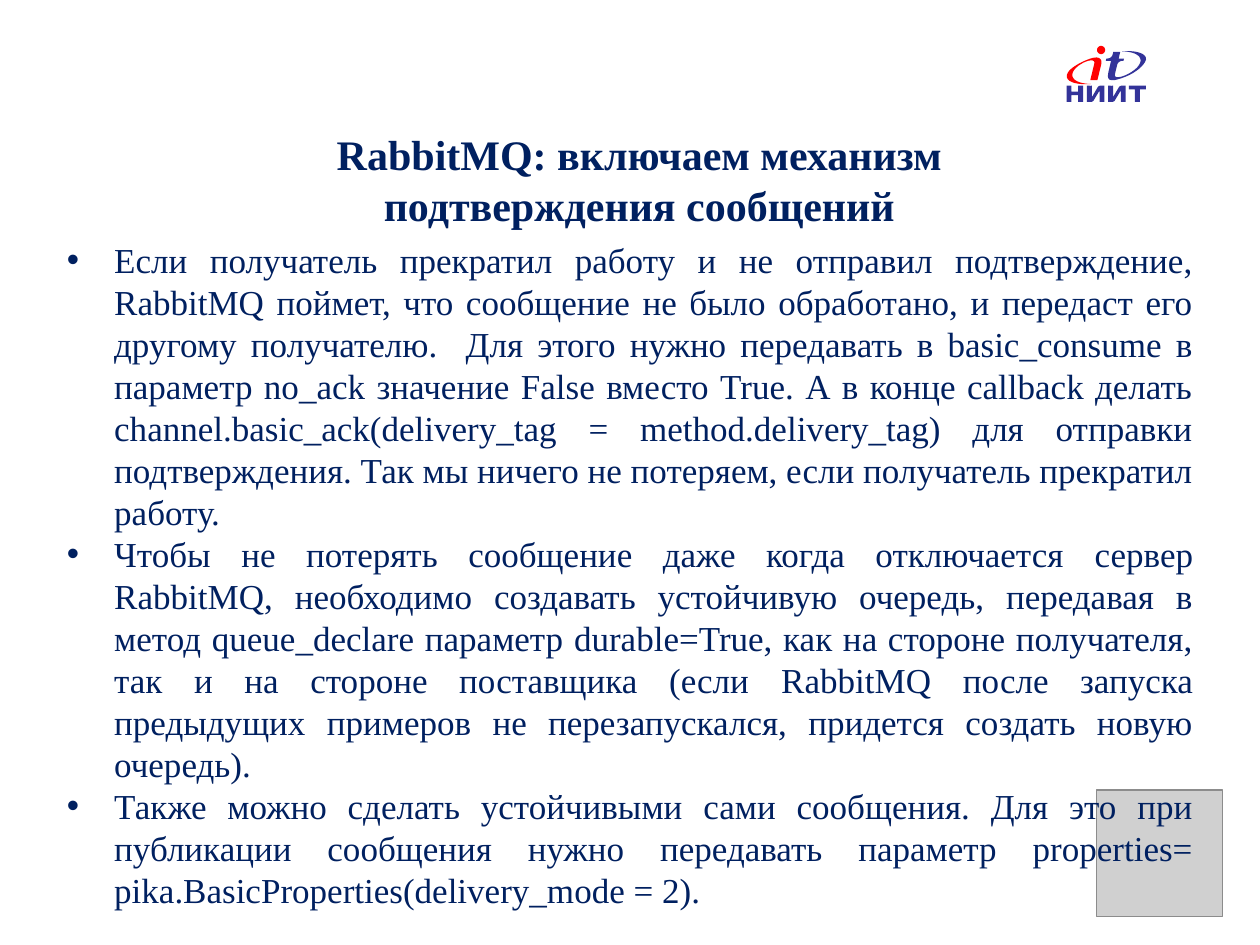
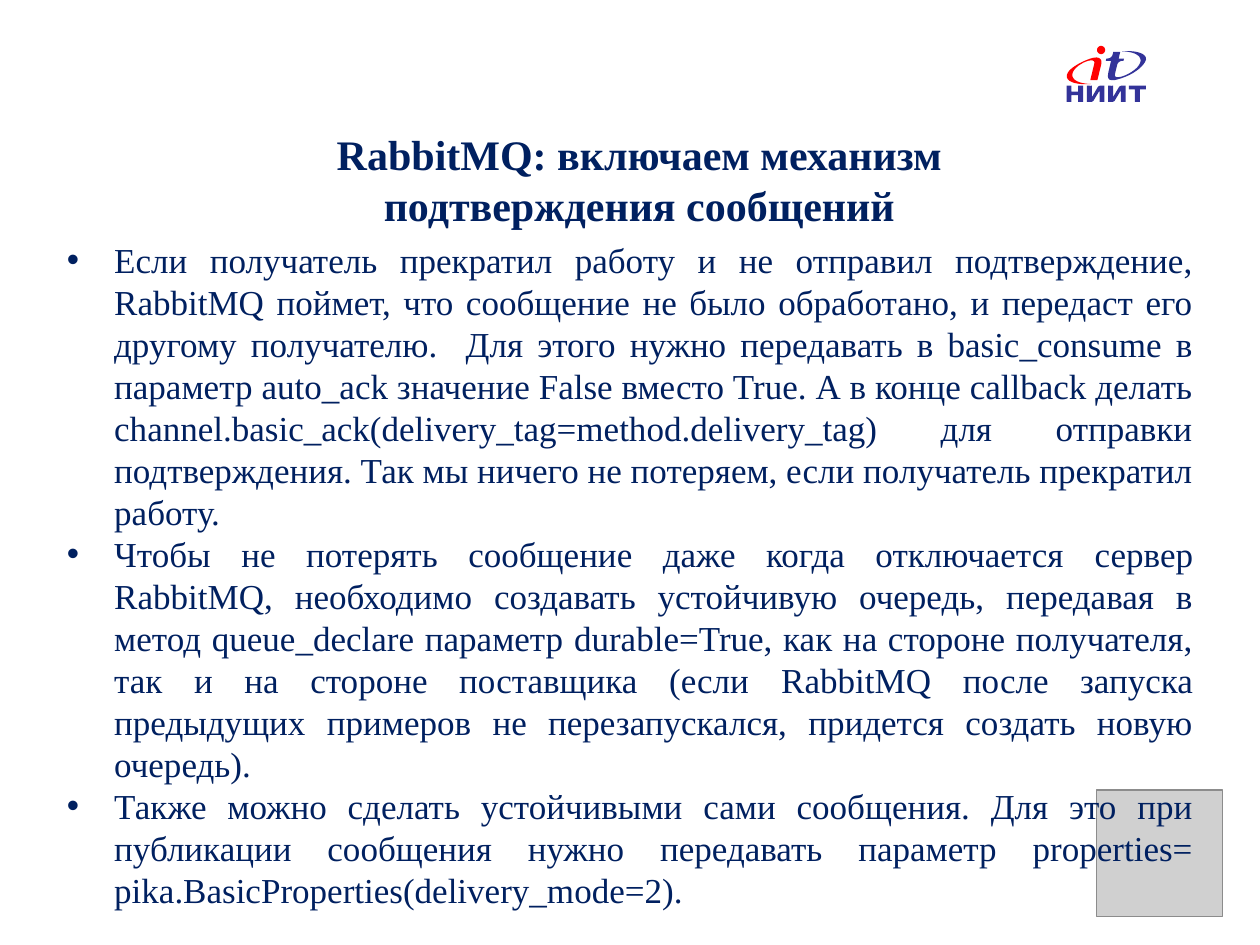
Before and after one commit to IlyaOrlov/PythonCourse, a slide deck: slide 18 of Lectures/PyLec_15.pptx. Drawn at 1260x945 pixels with LibreOffice and Linux fonts; fonts in the diff are those of the drawing; grey boxes stand for pictures; background and template pictures are left out. Boxes give left, top, right and bottom in pixels: in the first picture for what was removed or moved away, otherwise in the second. Text is boxed around its words. In the diff, an @@ line names an element or a change of style, - is before the commit and + after.

```diff
--- a/Lectures/PyLec_15.pptx
+++ b/Lectures/PyLec_15.pptx
@@ text at (x1=114, y1=248, x2=1193, y2=532): text changed @@
-• Если получатель прекратил работу и не отправил подтверждение, RabbitMQ поймет, что сообщение не было обработано, и передаст его другому получателю. Для этого нужно передавать в basic_consume в параметр no_ack значение False вместо True. А в конце callback делать channel.basic_ack(delivery_tag = method.delivery_tag) для отправки подтверждения. Так мы ничего не потеряем, если получатель прекратил работу.
+• Если получатель прекратил работу и не отправил подтверждение, RabbitMQ поймет, что сообщение не было обработано, и передаст его другому получателю. Для этого нужно передавать в basic_consume в параметр auto_ack значение False вместо True. А в конце callback делать channel.basic_ack(delivery_tag=method.delivery_tag) для отправки подтверждения. Так мы ничего не потеряем, если получатель прекратил работу.
@@ text at (x1=114, y1=791, x2=1193, y2=910): spaces changed @@
-• Также можно сделать устойчивыми сами сообщения. Для это при публикации сообщения нужно передавать параметр properties= pika.BasicProperties(delivery_mode = 2).
+• Также можно сделать устойчивыми сами сообщения. Для это при публикации сообщения нужно передавать параметр properties= pika.BasicProperties(delivery_mode=2).
```
Also in this commit, not shown: 2 other slides changed, 3 other files.
